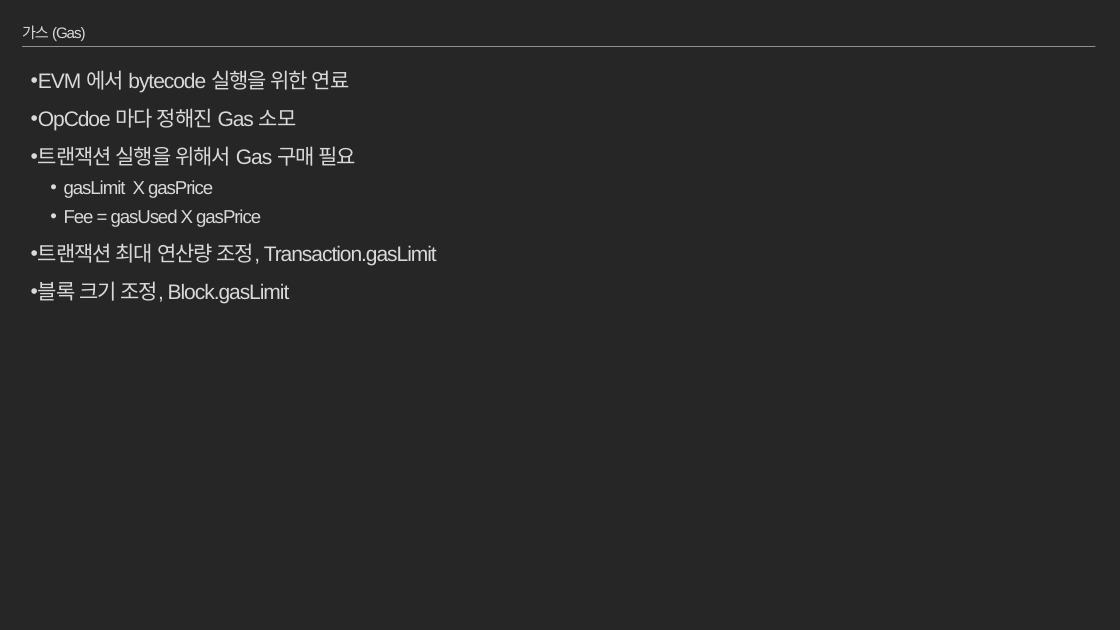
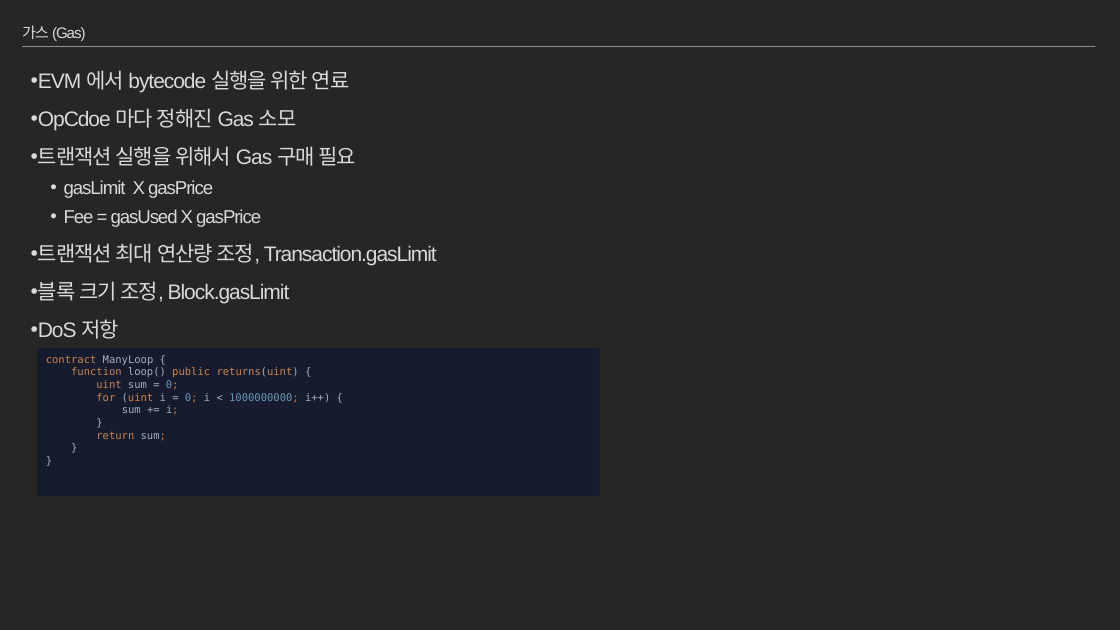
Before and after one commit to moss0801/blockchain-doc, a slide deck: slide 54 of General/Blockchain Part2.pptx (slide 32 before the commit). Drawn at 1120x630 pixels with LibreOffice and Linux fonts; fonts in the diff are those of the drawing. Boxes give left, top, right and bottom in pixels: in the first picture for what was removed or moved away, otherwise in the second. Text is boxed around its words. In the diff, an @@ line names an element or a change of style, - is before the commit and + after.

```diff
--- a/General/Blockchain Part2.pptx
+++ b/General/Blockchain Part2.pptx
@@ text at box(31, 319, 119, 339): paragraph added @@
+• DoS 저항
@@ rectangle added at box(38, 348, 600, 497), fill #161C2D, 9 pt, text #CC844F @@
+contract ManyLoop {
+function loop() public returns(uint) {
+uint sum = 0;
+for (uint i = 0; i < 1000000000; i++) {
+sum += i;
+}
+return sum;
+}
+}
```
Also in this commit, not shown: 4 other slides changed, 12 slides added, 3 slides removed, 2 other files.
